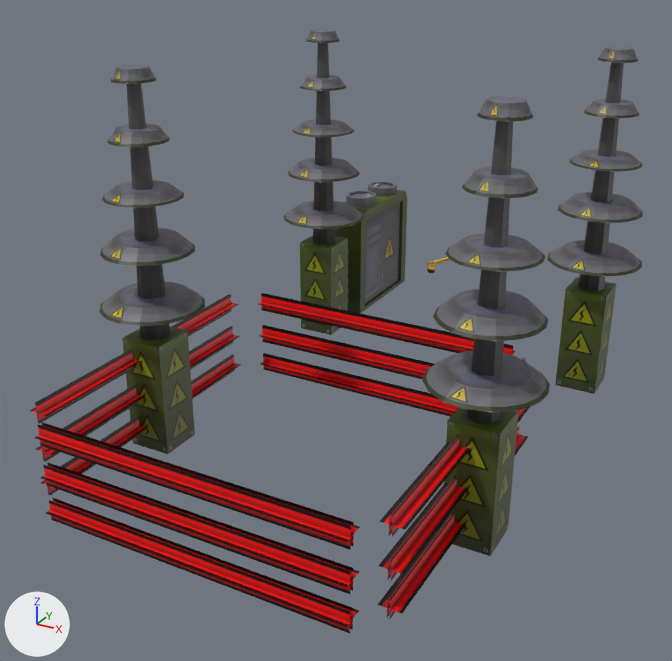
Two versions of the FBX model bombots/Assets/Models/gate.fbx, one commit apart.
The view is the same before and after, from a camera (50 mm lens) standing at (0.199, -0.231, 0.153) and looking at (0.067, 0.009, 0.033). Every picture has the same lights, and +X, +Y and +Z are marked at lower left. Where no turn or scale is listed for an object, it has been applied to the vertices.

The first picture shows 'battery', 'laser_004'.
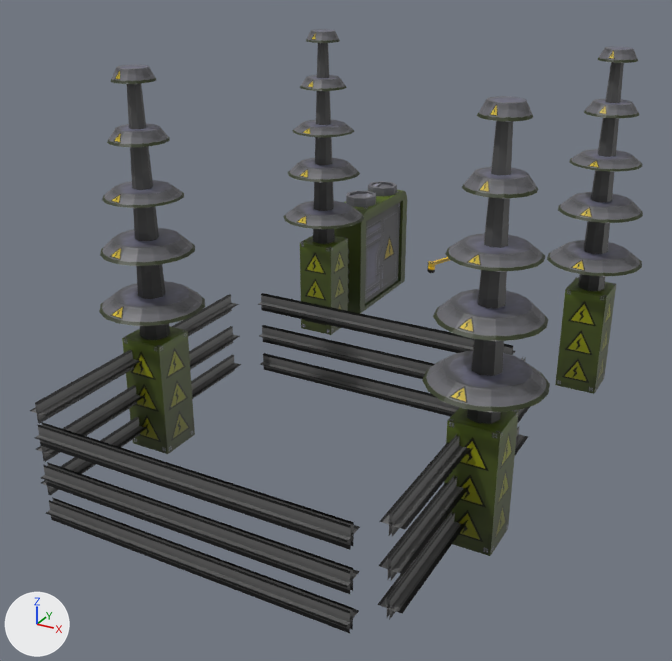
Changed parts and their boxes (x1, y1, x2, y2) in the pictures (672 x 661 px):
'laser_004', recoloured (red to grey): (30, 293, 529, 633) in both

The change, as a list of edits to the scene's bpy script:
```text
Add img_laser_png:
    img_laser_png = load_image('laser.png', '../Materials/GateMaterials/laser.png', 2048, 2048, 'sRGB')
Add mat_laser__laser_png:
    mat_laser__laser_png = principled_material('laser__laser_png')
    mat_laser__laser_png.texture = img_laser_png
Change me_laser_004:
    where me_laser_004.from_pydata(...)  # 144 vertices, 36 faces; spans x -0.0313..0.0817, y -0.1083..0.0032, z -0.0032..0.0264
    remove me_laser_004.materials.append(mat_laser__gate)  # picture img_gate_png
    add me_laser_004.materials.append(mat_laser__laser_png)  # picture img_laser_png
```
